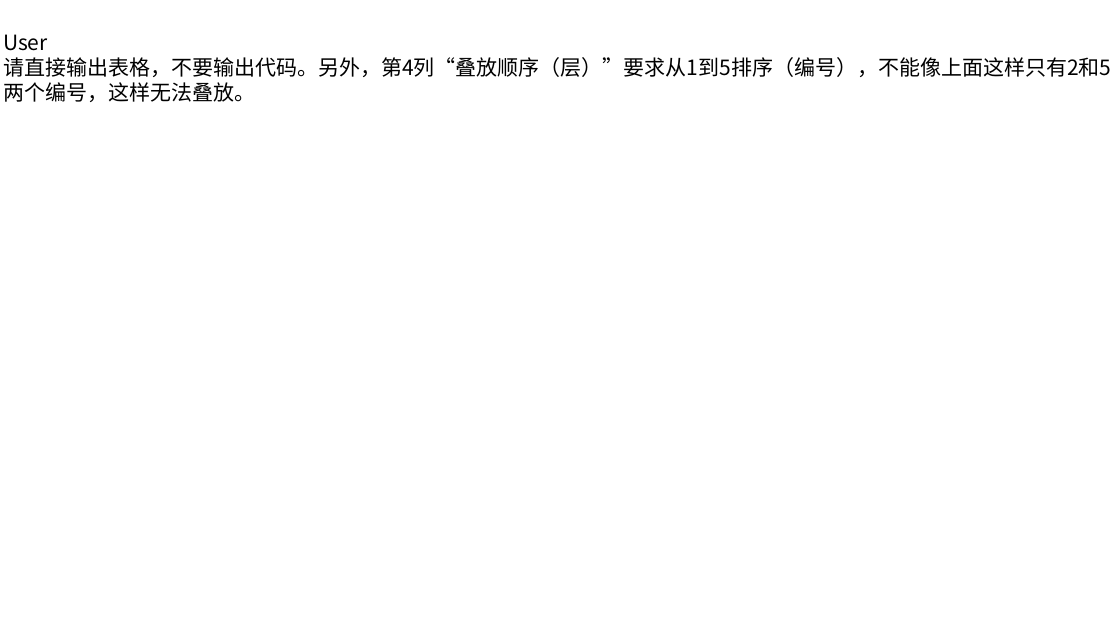
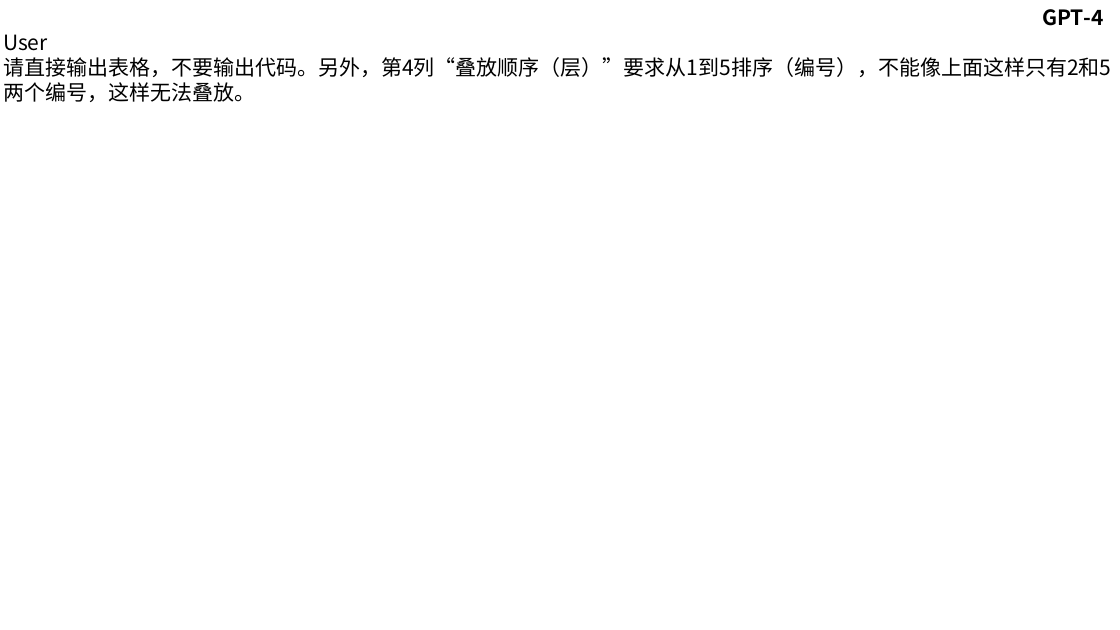
Before and after one commit to d0ubtfire/LLM_Evaulation, a slide deck: slide 27 of 对比大模型/记忆力/LLM的记忆力_测试_箱子_移动物品_重量排序_对比测试大模型.pptx. Drawn at 1120x630 pixels with LibreOffice and Linux fonts; fonts in the diff are those of the drawing. Boxes give left, top, right and bottom in pixels: in the first picture for what was removed or moved away, otherwise in the second. Text is boxed around its words. In the diff, an @@ line names an element or a change of style, - is before the commit and + after.

```diff
--- a/对比大模型/记忆力/LLM的记忆力_测试_箱子_移动物品_重量排序_对比测试大模型.pptx
+++ b/对比大模型/记忆力/LLM的记忆力_测试_箱子_移动物品_重量排序_对比测试大模型.pptx
@@ text added at <box>1042,9,1104,26</box>, 18 pt, text #000000, bold @@
+GPT-4
```
Also in this commit, not shown: 6 other slides changed, 4 slides added, 4 slides removed.
